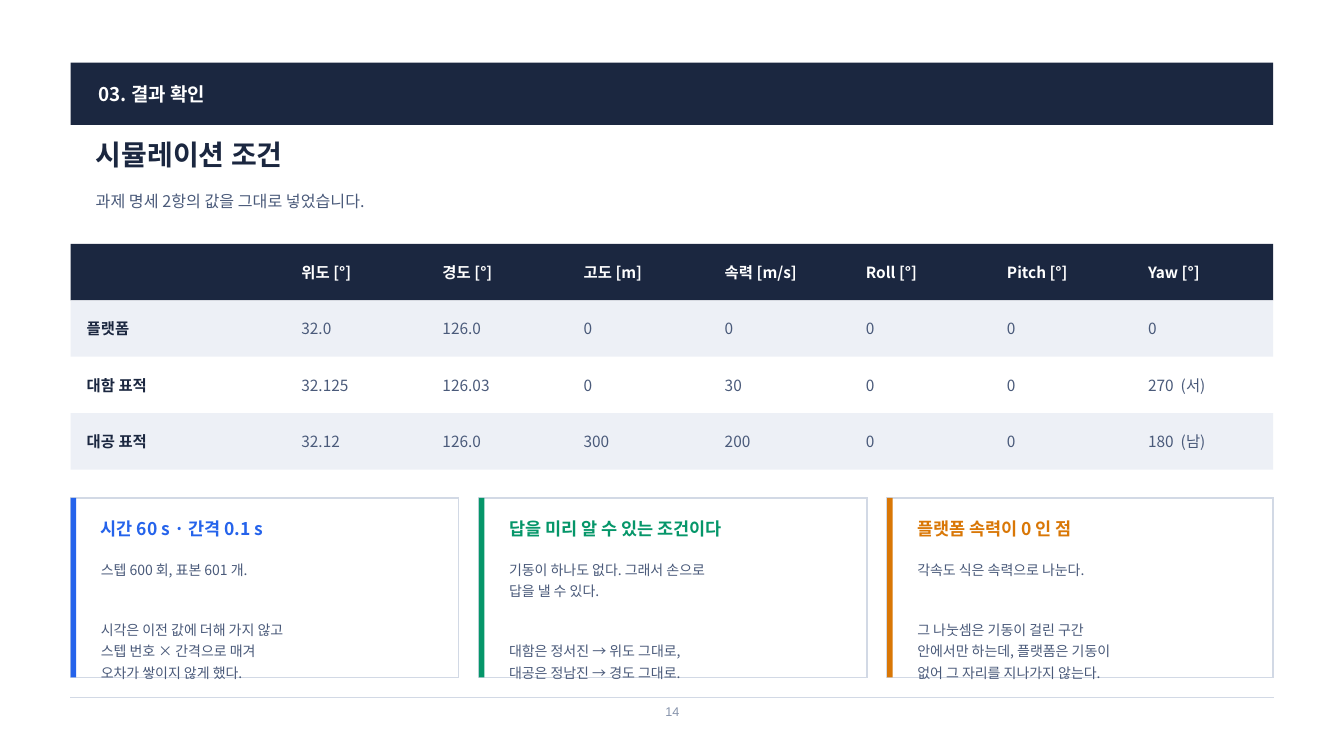
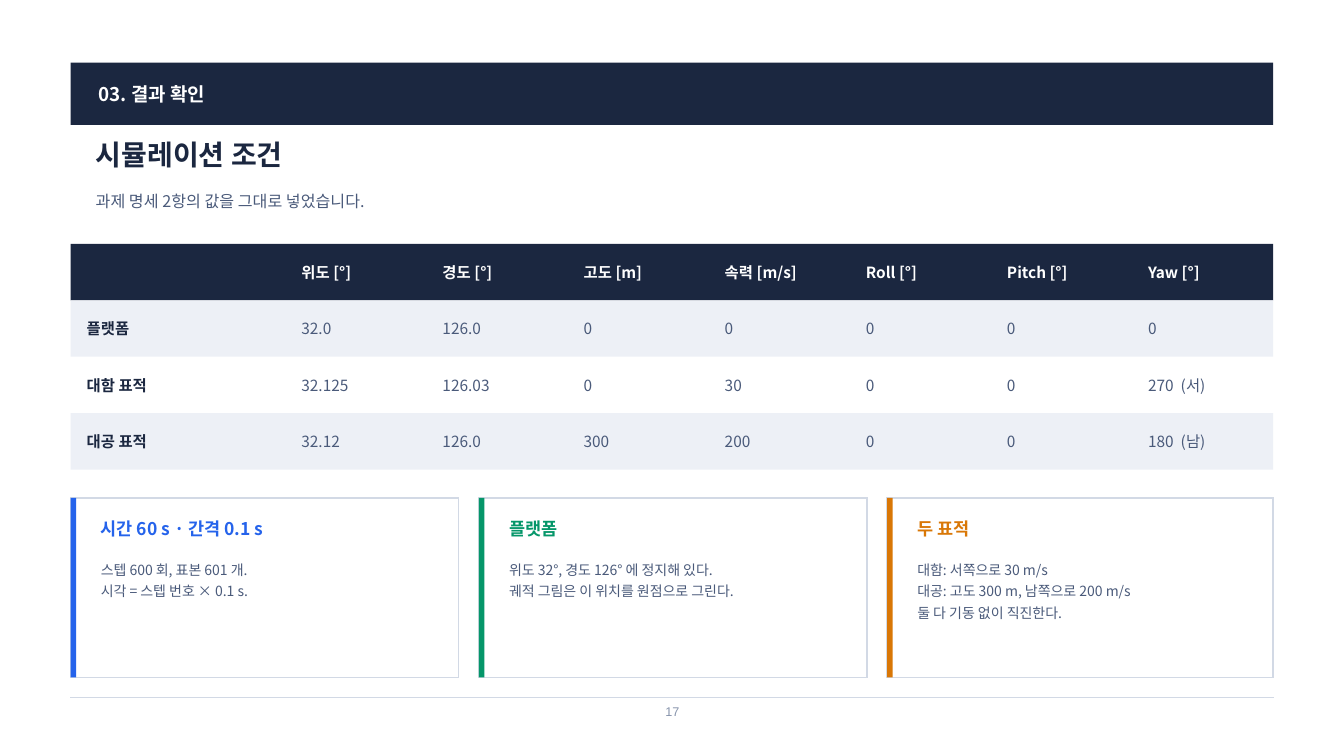
Before and after one commit to harley-hwan/radar-sw-study, a slide deck: slide 17 of Part3_TargetSim/ref/산출물/Chapter3_TargetSim.pptx (slide 14 before the commit). Drawn at 1344x756 pixels with LibreOffice and Linux fonts; fonts in the diff are those of the drawing. Boxes give left, top, right and bottom in pixels: in the first picture for what was removed or moved away, otherwise in the second. Text is boxed around its words. In the diff, an @@ line names an element or a change of style, - is before the commit and + after.

```diff
--- a/Part3_TargetSim/ref/산출물/Chapter3_TargetSim.pptx
+++ b/Part3_TargetSim/ref/산출물/Chapter3_TargetSim.pptx
@@ text at [509,520,557,537]: text changed @@
-답을 미리 알 수 있는 조건이다
+플랫폼
@@ text at [917,520,969,537]: text changed @@
-플랫폼 속력이 0 인 점
+두 표적
@@ text at [509,563,733,597]: text changed @@
-기동이 하나도 없다. 그래서 손으로
-답을 낼 수 있다.
-대함은 정서진 → 위도 그대로,
-대공은 정남진 → 경도 그대로.
+위도 32°, 경도 126° 에 정지해 있다.
+궤적 그림은 이 위치를 원점으로 그린다.
@@ text at [917,563,1131,619]: text changed @@
-각속도 식은 속력으로 나눈다.
-그 나눗셈은 기동이 걸린 구간
-안에서만 하는데, 플랫폼은 기동이
-없어 그 자리를 지나가지 않는다.
+대함: 서쪽으로 30 m/s
+대공: 고도 300 m, 남쪽으로 200 m/s
+둘 다 기동 없이 직진한다.
@@ text at [101,584,248,597]: text changed @@
-시각은 이전 값에 더해 가지 않고
-스텝 번호 × 간격으로 매겨
-오차가 쌓이지 않게 했다.
+시각 = 스텝 번호 × 0.1 s.
@@ text at [665,707,679,716]: text changed @@
-14
+17
```
Also in this commit, not shown: 14 other slides changed, 5 slides added, 1 slide removed, 17 other files.
